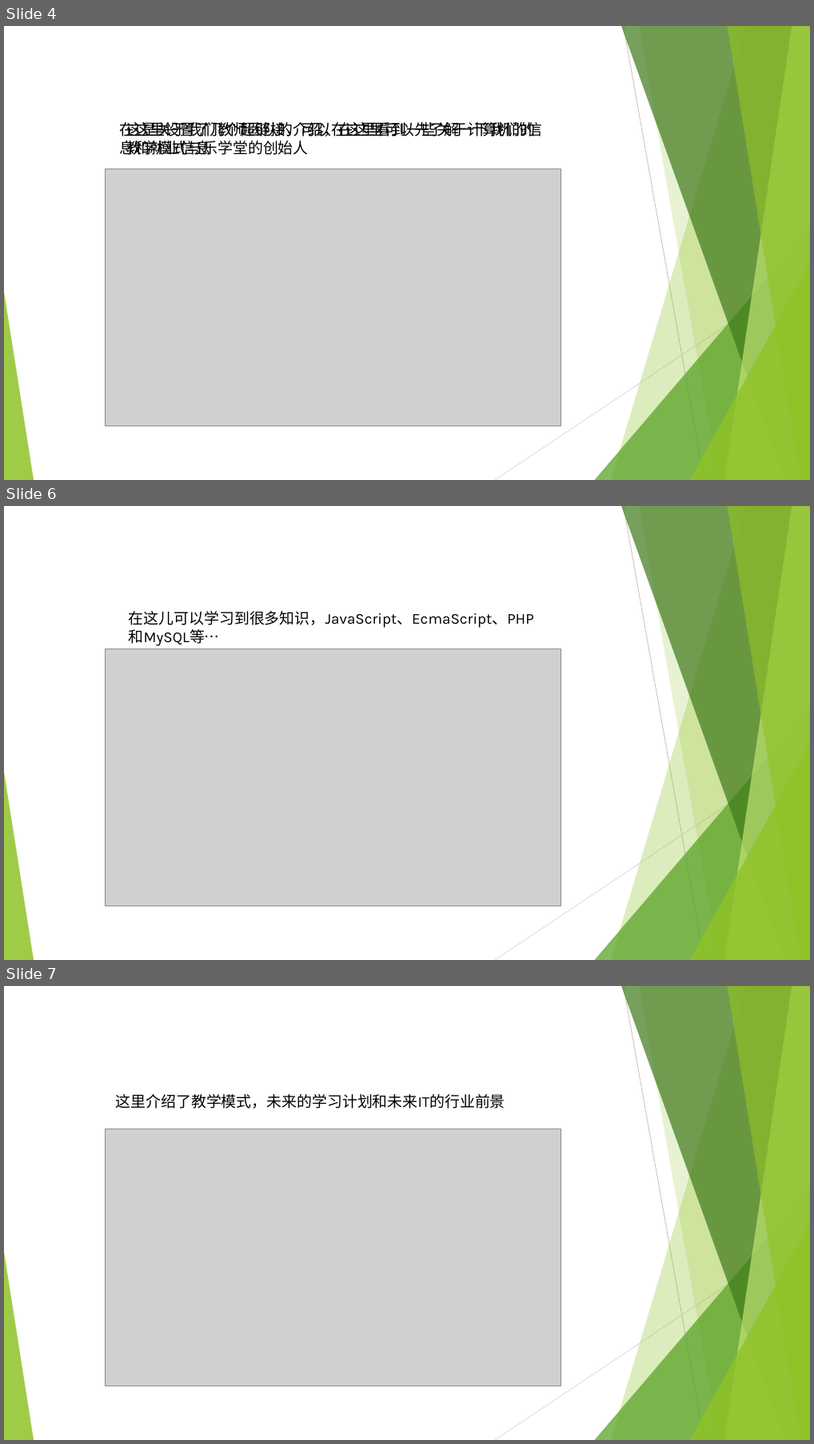
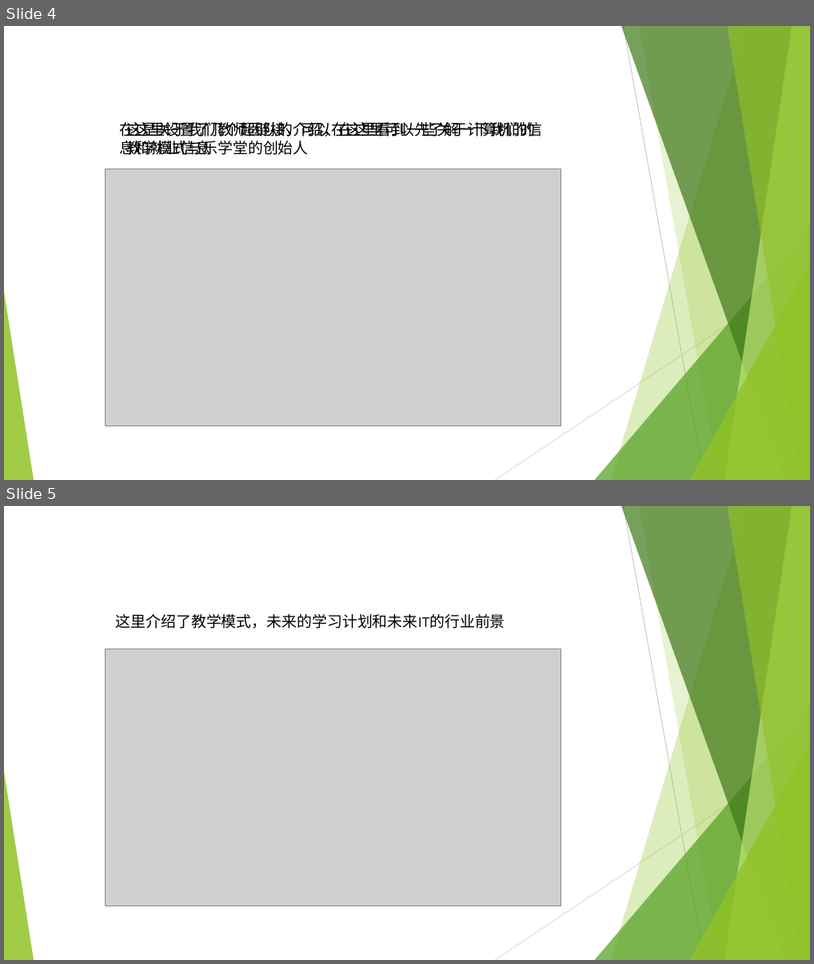
Before and after one commit to zhubaile/happy, a slide deck: 1201.pptx. Shown one above the other, each under a label of ours: slides 4, 6 and 7 before the commit, slides 4 and 5 after it; the slides between them are not shown. The pictures are 814x1444 and 814x964 pixels, drawn with LibreOffice and Linux fonts; fonts in the diff are those of the drawing; grey boxes stand for pictures. Boxes give left, top, right and bottom in pixels: in the first picture for what was removed or moved away, otherwise in the second. Text is boxed around its words. In the diff, an @@ line names an element or a change of style, - is before the commit and + after.

```diff
--- a/1201.pptx
+++ b/1201.pptx
@@ slide 6 removed at <box>4,506,810,960</box>, background #FFFFFF; not listed: 10 template elements that a slide beside it also shows @@
@@ text removed at <box>129,611,534,628</box> @@
-在这儿可以学习到很多知识，JavaScript、EcmaScript、PHP和MySQL等…
@@ picture removed at <box>105,648,562,905</box> @@
@@ what was slide 7 is now slide 5 @@
```
Also in this commit, not shown: 2 slides changed, 3 slides added, 2 other slides removed.
